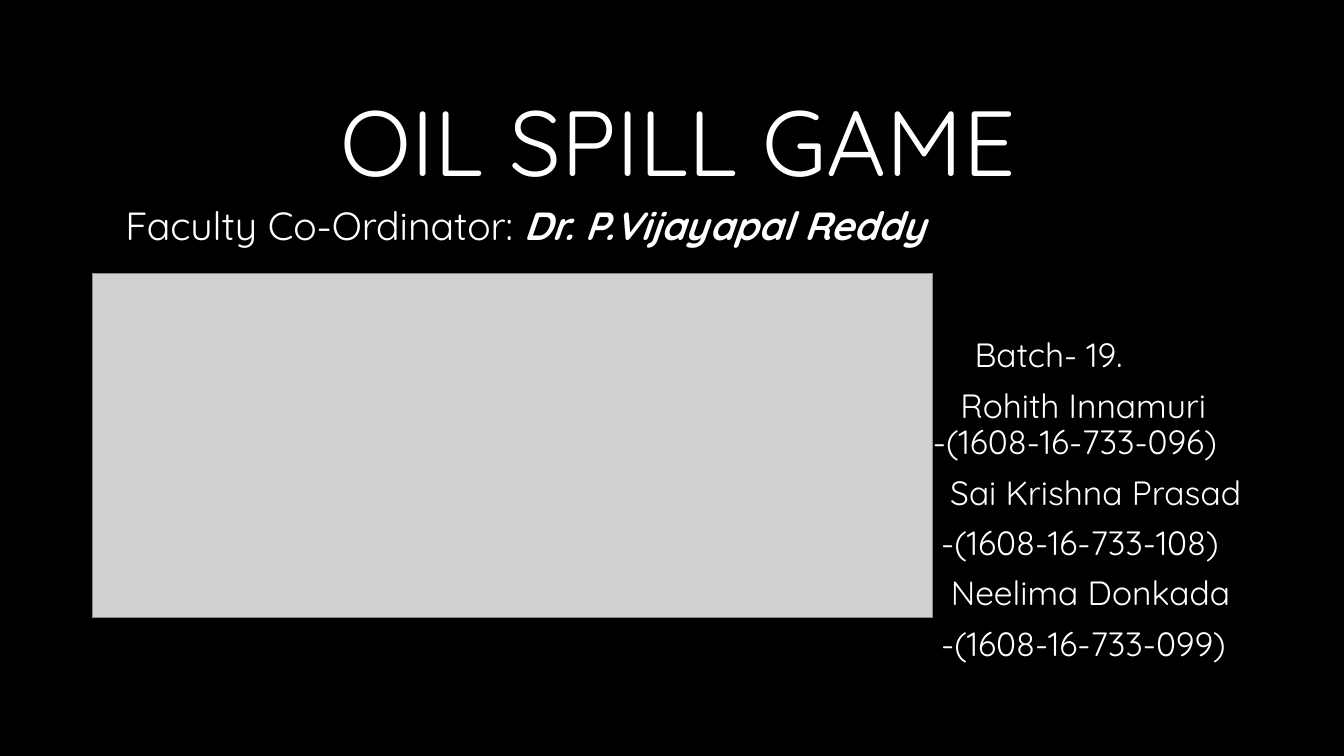
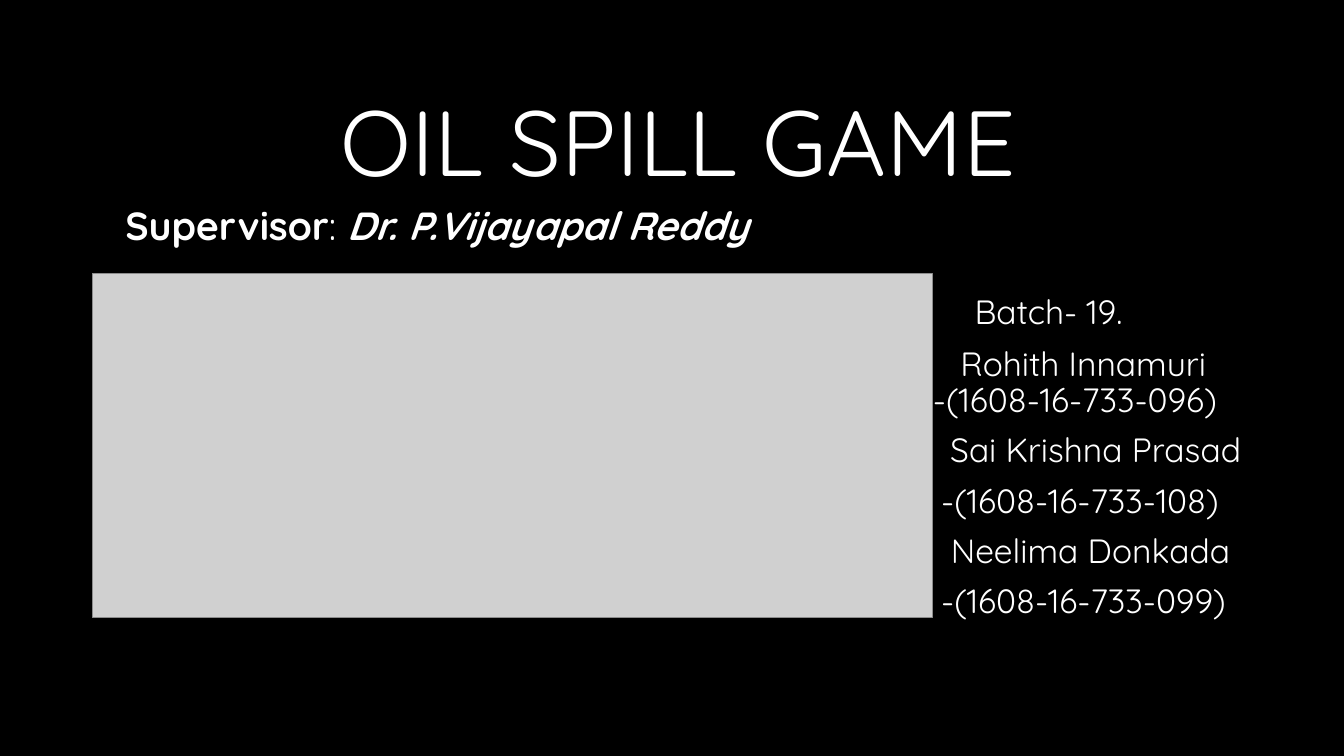
Before and after one commit to Rohith-Innamuri/OilSpill-Game, a slide deck: slide 1 of Project ppt.pptx. Drawn at 1344x756 pixels with LibreOffice and Linux fonts; fonts in the diff are those of the drawing; grey boxes stand for pictures; background and template pictures are left out. Boxes give left, top, right and bottom in pixels: in the first picture for what was removed or moved away, otherwise in the second. Text is boxed around its words. In the diff, an @@ line names an element or a change of style, - is before the commit and + after.

```diff
--- a/Project ppt.pptx
+++ b/Project ppt.pptx
@@ subtitle at [125,211,1122,325]: text changed; bold on @@
-Faculty Co-Ordinator: Dr. P.Vijayapal Reddy
-Batch- 19.
+Supervisor: Dr. P.Vijayapal Reddy
+Batch- 19.
```
Also in this commit, not shown: 2 other slides changed, 3 slides added, 4 other files.
